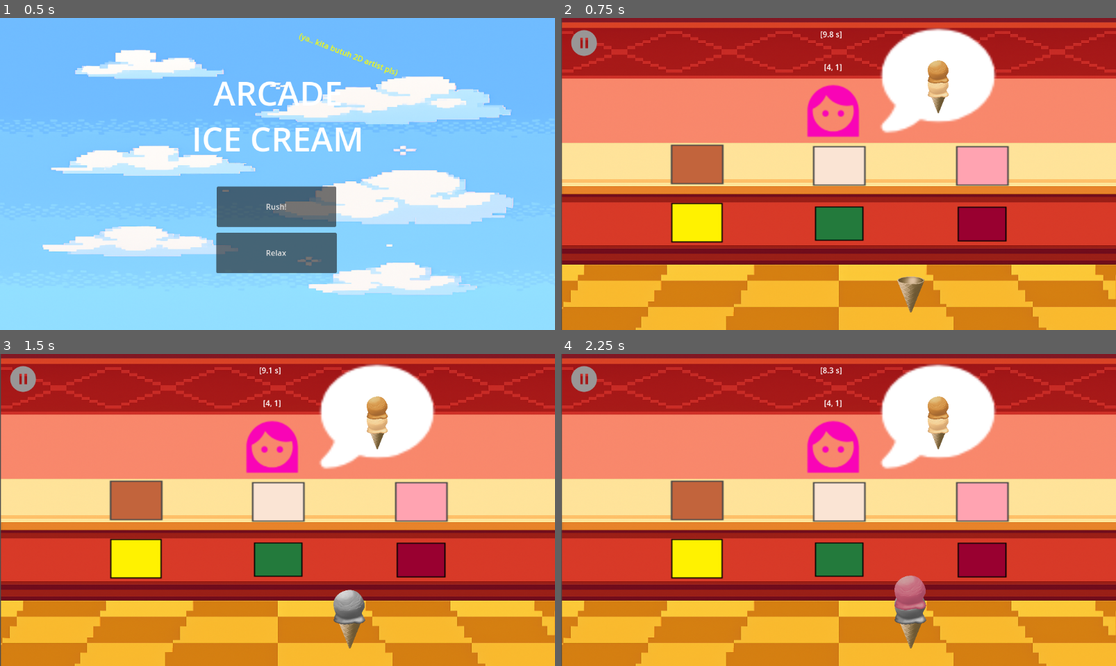
Above: before the commit, frames 1-4 (two rows, left to right).
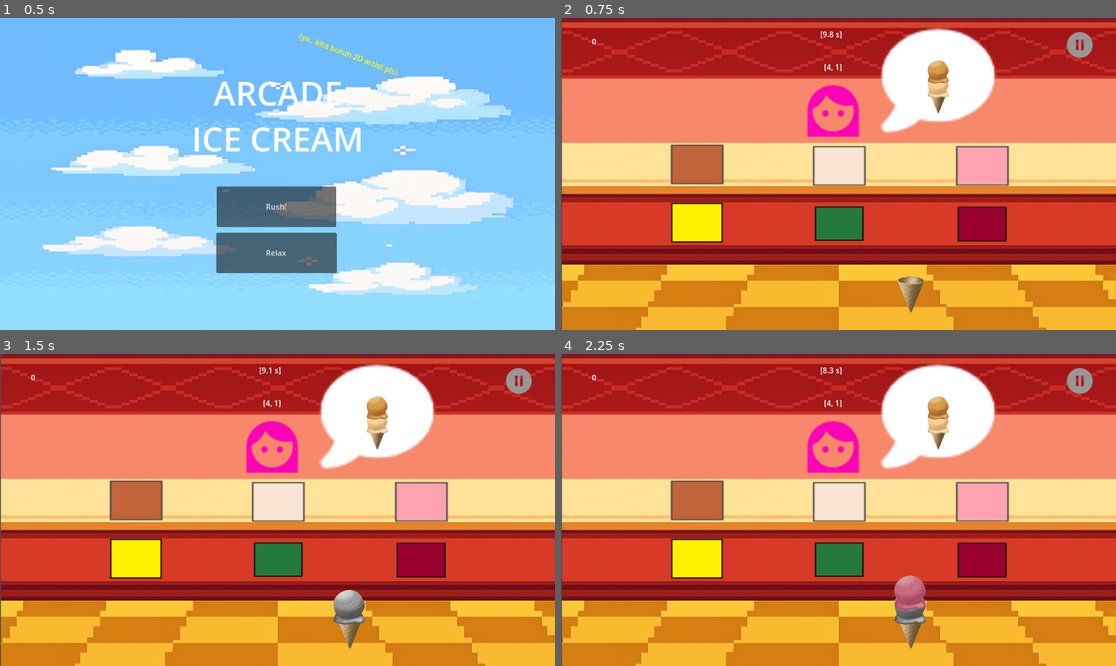
Above: after the commit, the same moments.

Repository: adamsutan/ice_cream_arcade
Game: Godot game, scene res://main_menu.tscn
Same seed, same stepped clock (60 frames per second), same inputs: the game is played once before the commit and once after it.
Inputs (mouse positions are in pixels of both pictures, inside the frame that each line leads up to):
- Up to frame 1 (0.5 s): no input
- Up to frame 2 (0.75 s): click "Rush!" at 0.5 s
- Up to frame 3 (1.5 s): click (277, 500) at 1.25 s
- Up to frame 4 (2.25 s): click (982, 500) at 2 s

Frame 1 is identical in both runs. In frame 2, 0.6% of the frame differs, in the area x 1-96%, y 3-13%; in frame 3, 0.6%; in frame 4, 0.6%.

Commit message:
implementasi score di global.gd, perlu dikembangin lg besok2 di yang game.gd

Diff:
--- a/game.gd
+++ b/game.gd
@@ -17,6 +17,7 @@
 @onready var order_debug: RichTextLabel = $Order
 @onready var scoop_container = $"IceCreamDisplay/scoop_currently"
 @onready var customer_position = $"CustomerDisplay"
+@onready var score_display = $"ScoreLabel"
 
 # pause variable (for editing kalau mau)
 var PauseMenu = preload("res://pause_menu.tscn")
@@ -32,6 +33,7 @@
 var current_customer = null
 var scoop_count = 0
 var scoop_spacing: float = -30.0
+var order_to_shuffle = 0
 var order_served = 0
 
 var scoop_map: Dictionary = {}
@@ -104,13 +106,20 @@
 			time_label.text = "[%.1f s]" % timer.time_left
 
 	order_debug.text = str(order)
+	score_display.text = str(Global.current_score)
 
 	if serve == order and serve.size() > 0 and not is_serving:
 		is_serving = true
 		on_serve_match()
 
 func on_serve_match() -> void:
-	order_served += 1
+	order_to_shuffle += 1
+
+	# ini besok benerin dehh pola scoring nya sama implementasi streak, maybe...
+	if order_served >= randi_range(10, 100):
+		Global.current_score += 20
+	else:
+		Global.current_score += 10
 
 	# Restart timer cuma di rush mode
 	if Global.difficulty == "rush":
@@ -132,7 +141,7 @@
 
 	clear_order_bubble()
 
-	if order_served >= randi_range(1, 10):
+	if order_to_shuffle >= randi_range(1, 10):
 		shuffle_tray_positions()
 
 	generate_order()
--- a/game.tscn
+++ b/game.tscn
@@ -38,6 +38,15 @@
 offset_right = 680.0
 offset_bottom = 122.0
 text = "[Orders]"
+horizontal_alignment = 1
+vertical_alignment = 1
+
+[node name="ScoreLabel" type="RichTextLabel" parent="."]
+offset_left = 23.0
+offset_top = 29.0
+offset_right = 120.0
+offset_bottom = 69.0
+text = "Score"
 horizontal_alignment = 1
 vertical_alignment = 1
 
@@ -126,13 +135,14 @@
 autostart = true
 
 [node name="PauseButton" type="TextureButton" parent="."]
-offset_left = 18.0
-offset_top = 20.0
-offset_right = 82.0
-offset_bottom = 84.0
+offset_left = 1047.0
+offset_top = 24.0
+offset_right = 1111.0
+offset_bottom = 88.0
 texture_normal = ExtResource("11_mfdv2")
 
 [node name="CanvasLayer" type="CanvasLayer" parent="."]
+visible = false
 follow_viewport_enabled = true
 
 [node name="Pause_menu" parent="CanvasLayer" instance=ExtResource("12_iotsf")]
--- a/global.gd
+++ b/global.gd
@@ -1,5 +1,16 @@
 extends Node
 
-#	Default difficulty klo mw ganti dibawah ini
+# Default difficulty klo mw ganti dibawah ini
 var difficulty = "rush"
 var pause_instance = null
+
+# Game stats buat leaderboard nanti, jadi ya skrg blom work cm stats ini bakal masuk ke server
+var current_score: int = 0
+var high_score: int = 0
+
+func reset_score():
+	current_score = 0
+
+func update_high_score():
+	if current_score > high_score:
+		high_score = current_score
--- a/main_menu.gd
+++ b/main_menu.gd
@@ -6,6 +6,7 @@
 
 func _on_rush_pressed() -> void:
 	Global.difficulty = "rush"
+	Global.reset_score()
 	get_tree().change_scene_to_file("res://game.tscn")
 
 
